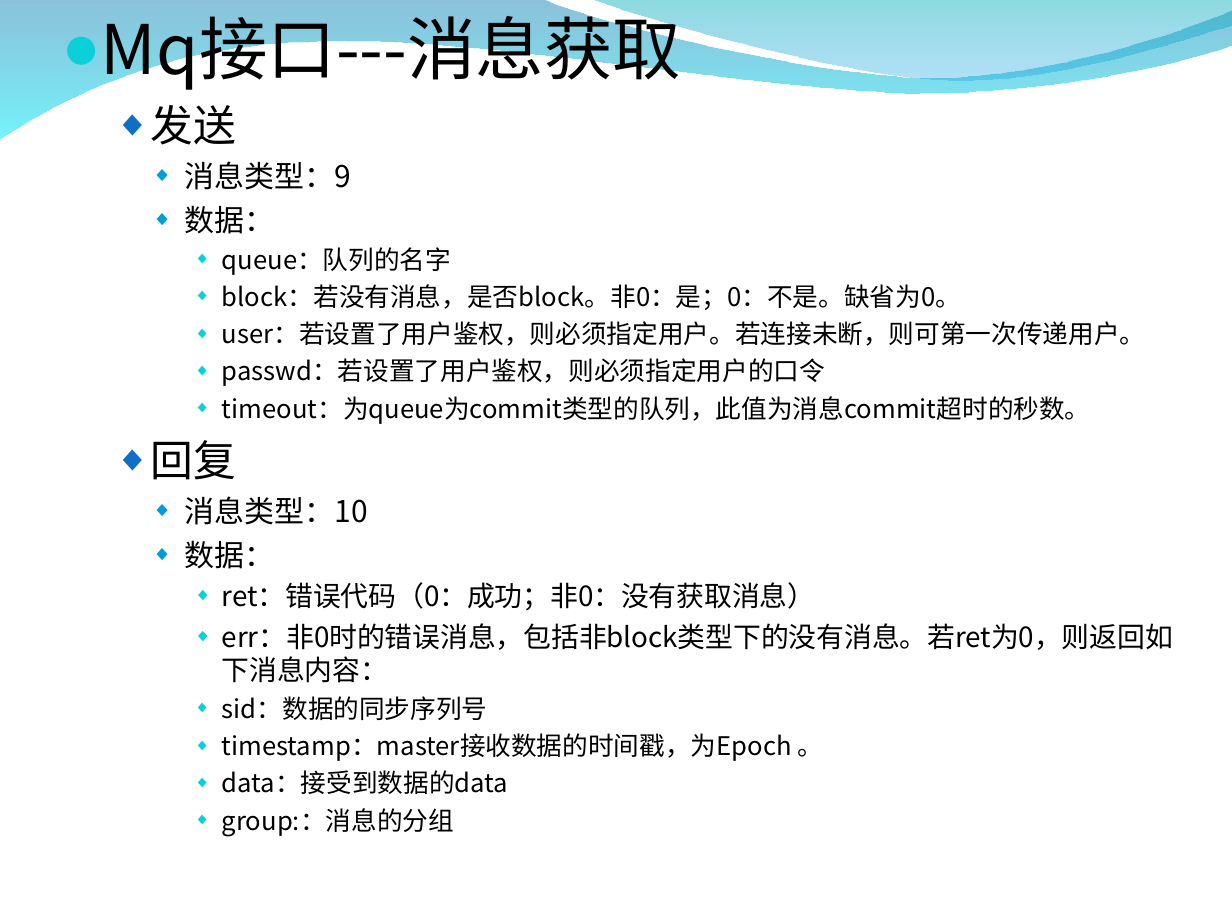
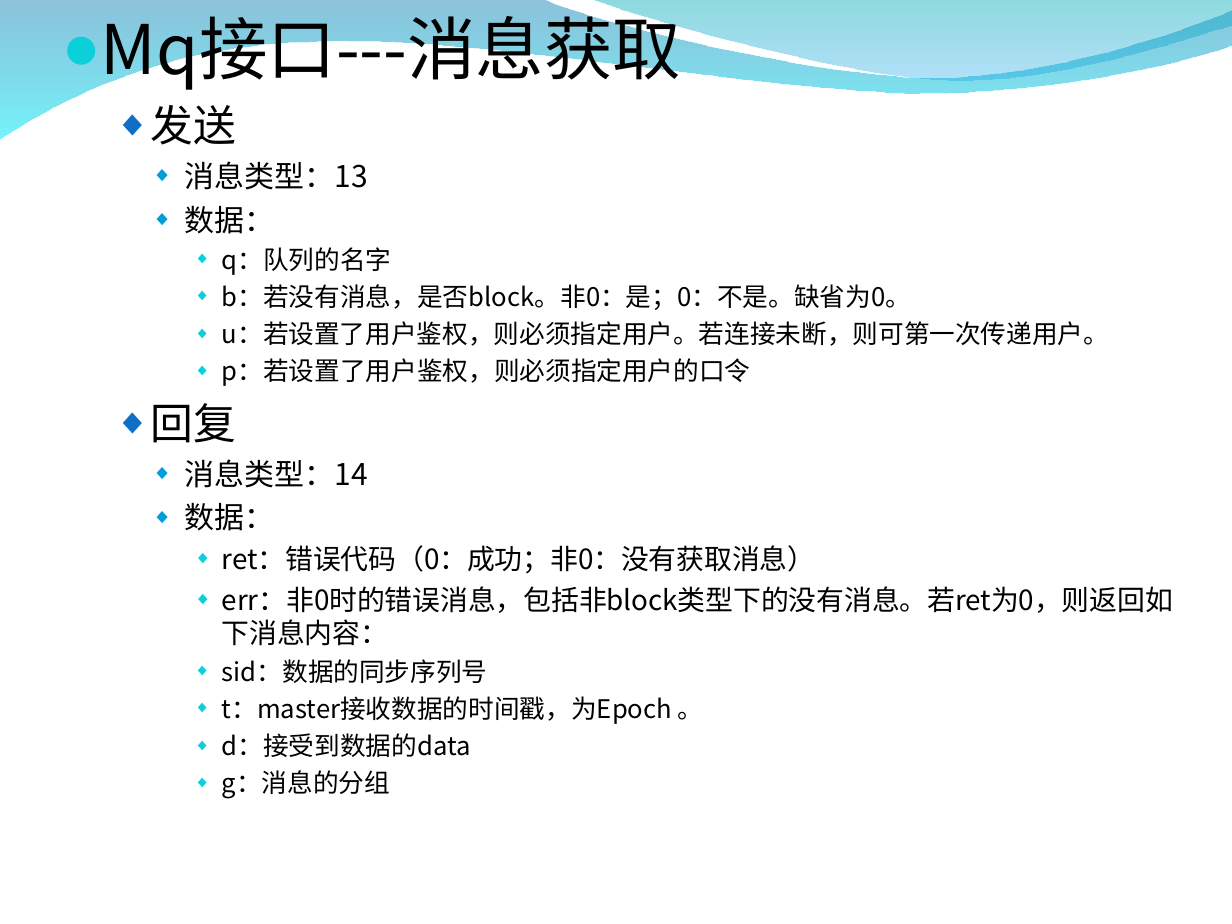
Before and after one commit to zxf1864/cwinux-mq, a slide deck: slide 20 of mq/doc/mq_introduce.ppt (slide 19 before the commit). Drawn at 1232x924 pixels with LibreOffice and Linux fonts; fonts in the diff are those of the drawing; background and template pictures are left out. Boxes give left, top, right and bottom in pixels: in the first picture for what was removed or moved away, otherwise in the second. Text is boxed around its words. In the diff, an @@ line names an element or a change of style, - is before the commit and + after.

```diff
--- a/mq/doc/mq_introduce.ppt
+++ b/mq/doc/mq_introduce.ppt
@@ text at bbox=[185, 161, 368, 190]: text changed @@
-    ◆ 消息类型：9
+    ◆ 消息类型：13
@@ text at bbox=[222, 247, 1109, 386]: text changed @@
-      ◆ queue：队列的名字
-      ◆ block：若没有消息，是否block。非0：是；0：不是。缺省为0。
-      ◆ user：若设置了用户鉴权，则必须指定用户。若连接未断，则可第一次传递用户。
-      ◆ passwd：若设置了用户鉴权，则必须指定用户的口令
-      ◆ timeout：为queue为commit类型的队列，此值为消息commit超时的秒数。
+      ◆ q：队列的名字
+      ◆ b：若没有消息，是否block。非0：是；0：不是。缺省为0。
+      ◆ u：若设置了用户鉴权，则必须指定用户。若连接未断，则可第一次传递用户。
+      ◆ p：若设置了用户鉴权，则必须指定用户的口令
@@ text at bbox=[185, 459, 368, 488]: text changed @@
-    ◆ 消息类型：10
+    ◆ 消息类型：14
@@ text at bbox=[222, 696, 704, 799]: text changed @@
-      ◆ timestamp：master接收数据的时间戳，为Epoch 。
-      ◆ data：接受到数据的data
-      ◆ group:：消息的分组
+      ◆ t：master接收数据的时间戳，为Epoch 。
+      ◆ d：接受到数据的data
+      ◆ g：消息的分组
```
Also in this commit, not shown: 13 other slides changed, 2 slides added, 1 slide removed, 1 other file.
